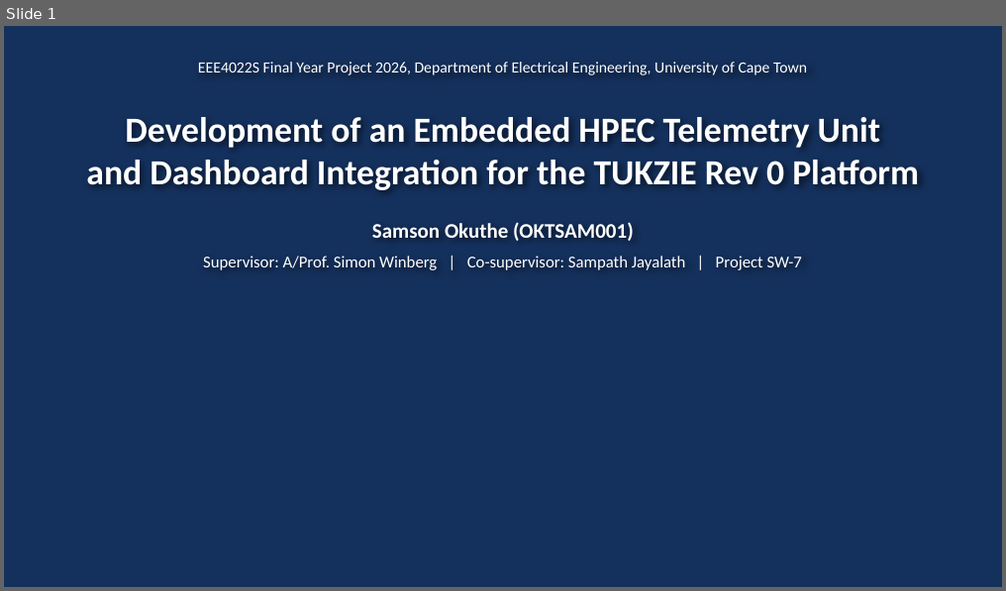
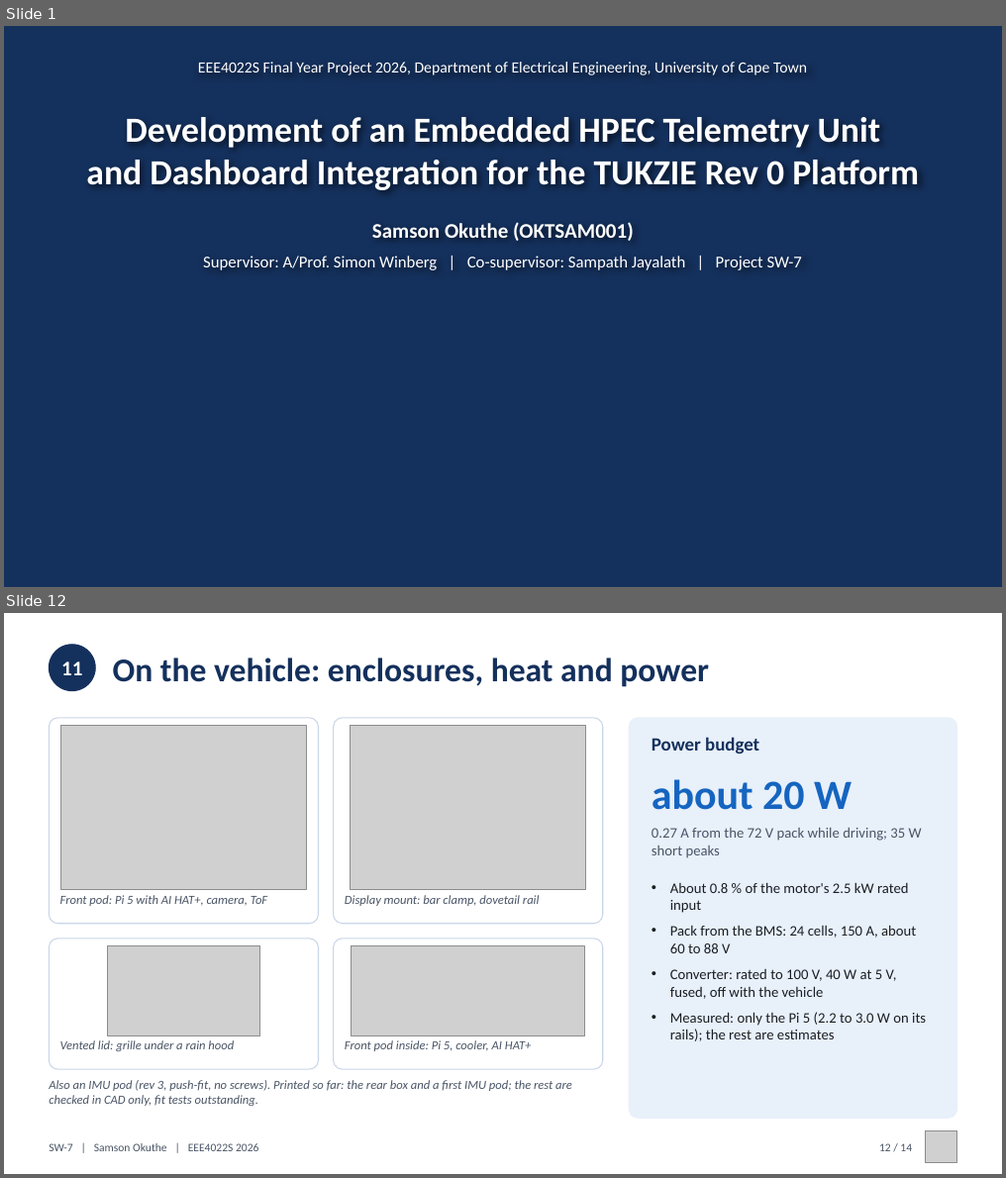
Before and after one commit to 0geder/Tukzie-HPEC-HUD, a slide deck: Presentation/SW7_Final_Presentation.pptx. Shown one above the other, each under a label of ours: slide 1 before the commit, slides 1 and 12 after it; the slides between them are not shown. The pictures are 1006x591 and 1006x1178 pixels, drawn with LibreOffice and Linux fonts; fonts in the diff are those of the drawing; grey boxes stand for pictures; background and template pictures are left out. Boxes give left, top, right and bottom in pixels: in the first picture for what was removed or moved away, otherwise in the second. Text is boxed around its words. In the diff, an @@ line names an element or a change of style, - is before the commit and + after.

Commit message:
Deck: results since 11 Oct (two-sided layout, Pi 5 detector, approaching-object warning, enclosures and power, first road session); 14 slides, 1,275 words

```diff
--- a/Presentation/SW7_Final_Presentation.pptx
+++ b/Presentation/SW7_Final_Presentation.pptx
@@ slide 12 added at [4, 613, 1002, 1174], background #FFFFFF @@
@@ ellipse added at [49, 645, 95, 691], fill #14305C, outline #14305C 1 pt @@
@@ text added at [61, 662, 82, 675], 20 pt, text #FFFFFF, bold @@
+11
@@ text added at [113, 658, 709, 687], 32 pt, text #14305C, bold @@
+On the vehicle: enclosures, heat and power
@@ rounded rectangle added at [49, 718, 319, 924], fill #FFFFFF, outline #C9D6E8 1 pt @@
@@ picture added at [60, 725, 306, 890] @@
@@ rounded rectangle added at [334, 718, 603, 924], fill #FFFFFF, outline #C9D6E8 1 pt @@
@@ picture added at [350, 725, 586, 890] @@
@@ rounded rectangle added at [629, 718, 957, 1118], fill #E8F0FA, outline #E8F0FA 1 pt @@
@@ text added at [651, 737, 759, 754], 18 pt, text #14305C, bold @@
+Power budget
@@ text added at [651, 779, 851, 810], 40 pt, text #1565C0, bold @@
+about 20 W
@@ text added at [651, 828, 922, 859], 14 pt, text #4A5566 @@
+0.27 A from the 72 V pack while driving; 35 W short peaks
@@ text added at [60, 895, 267, 906], 12 pt, text #4A5566, italic @@
+Front pod: Pi 5 with AI HAT+, camera, ToF
@@ text added at [345, 895, 540, 906], 12 pt, text #4A5566, italic @@
+Display mount: bar clamp, dovetail rail
@@ text added at [670, 882, 926, 1042], 14 pt, text #1B1F24 @@
+• About 0.8 % of the motor's 2.5 kW rated input
+• Pack from the BMS: 24 cells, 150 A, about 60 to 88 V
+• Converter: rated to 100 V, 40 W at 5 V, fused, off with the vehicle
+• Measured: only the Pi 5 (2.2 to 3.0 W on its rails); the rest are estimates
@@ rounded rectangle added at [49, 939, 319, 1069], fill #FFFFFF, outline #C9D6E8 1 pt @@
@@ rounded rectangle added at [334, 939, 603, 1069], fill #FFFFFF, outline #C9D6E8 1 pt @@
@@ picture added at [107, 947, 260, 1036] @@
@@ picture added at [351, 947, 585, 1036] @@
@@ text added at [60, 1041, 234, 1052], 12 pt, text #4A5566, italic @@
+Vented lid: grille under a rain hood
@@ text added at [345, 1041, 532, 1052], 12 pt, text #4A5566, italic @@
+Front pod inside: Pi 5, cooler, AI HAT+
@@ text added at [49, 1080, 572, 1106], 12 pt, text #4A5566, italic @@
+Also an IMU pod (rev 3, push-fit, no screws). Printed so far: the rear box and a first IMU pod; the rest are checked in CAD only, fit tests outstanding.
@@ text added at [49, 1144, 258, 1152], 11 pt, text #4A5566 @@
+SW-7 | Samson Okuthe | EEE4022S 2026
@@ text added at [879, 1144, 912, 1152], 11 pt, text #4A5566 @@
+12 / 14
@@ picture added at [926, 1131, 957, 1163] @@
```
Also in this commit, not shown: 8 slides changed, 4 other slides added, 3 slides removed, 6 other files.
